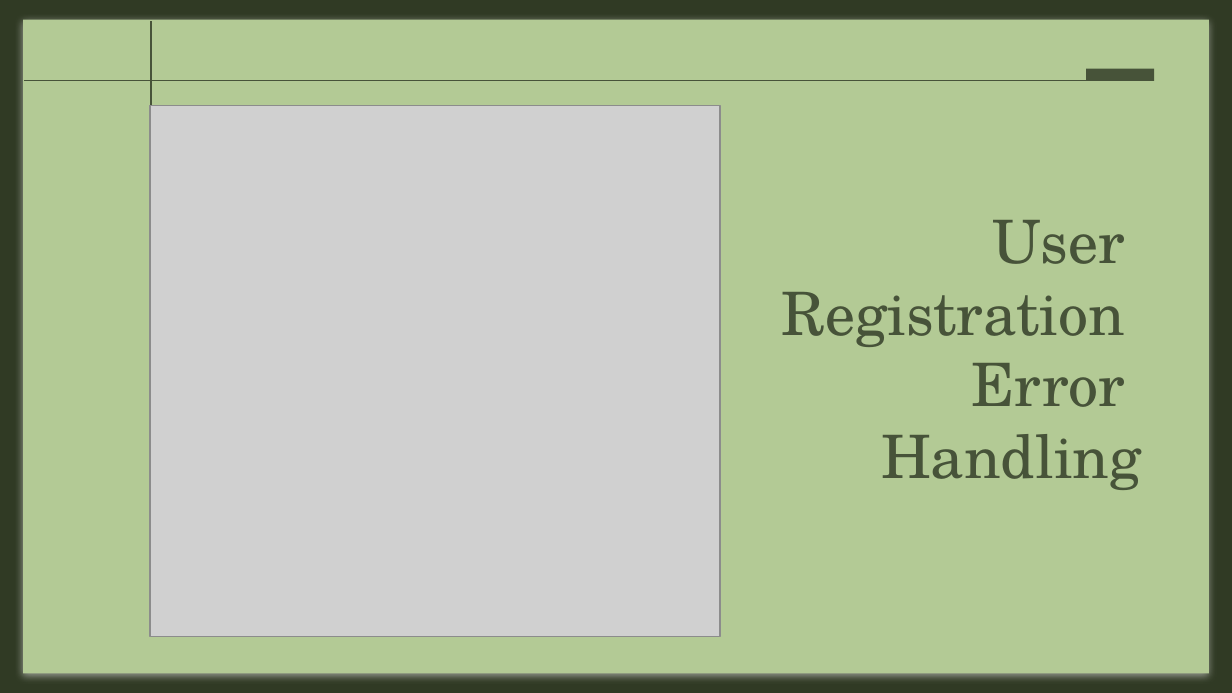
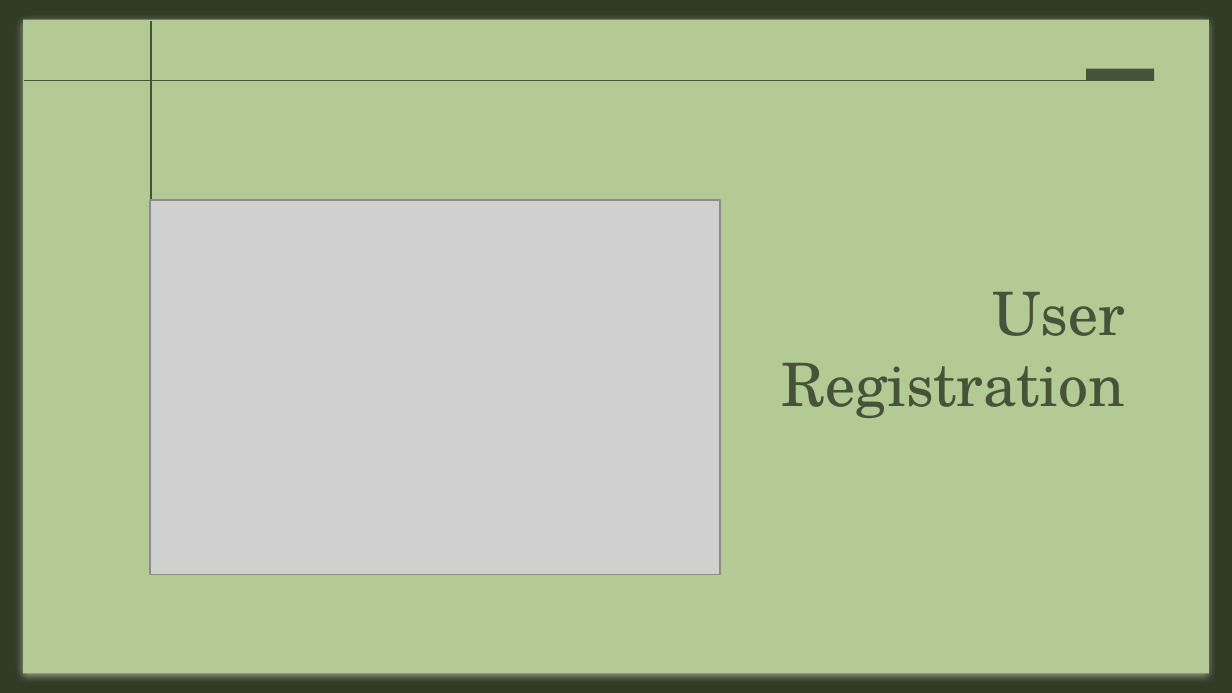
Before and after one commit to azharanowar/fathers-bank-cpp, a slide deck: slide 3 of Presentation.pptx. Drawn at 1232x693 pixels with LibreOffice and Linux fonts; fonts in the diff are those of the drawing; grey boxes stand for pictures. Boxes give left, top, right and bottom in pixels: in the first picture for what was removed or moved away, otherwise in the second. Text is boxed around its words. In the diff, an @@ line names an element or a change of style, - is before the commit and + after.

```diff
--- a/Presentation.pptx
+++ b/Presentation.pptx
@@ picture: place and size @@
-picture at <box>150,106,721,637</box>
+picture at <box>150,200,721,574</box>
@@ title at <box>781,292,1125,418</box>: text changed @@
-User
-Registration
-Error
-Handling
+User
+Registration
```
Also in this commit, not shown: 3 other slides changed, 5 slides added, 7 slides removed.
